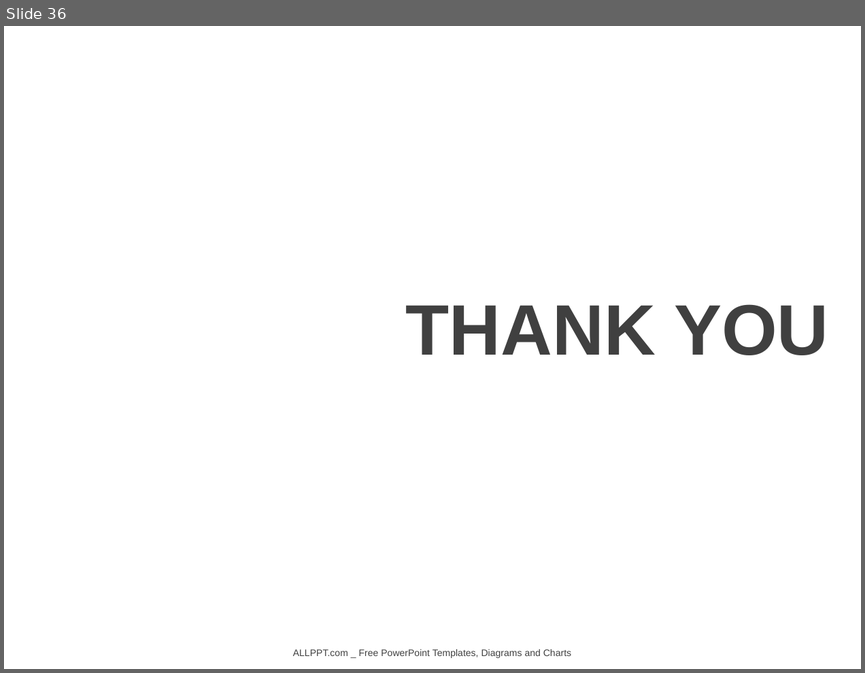
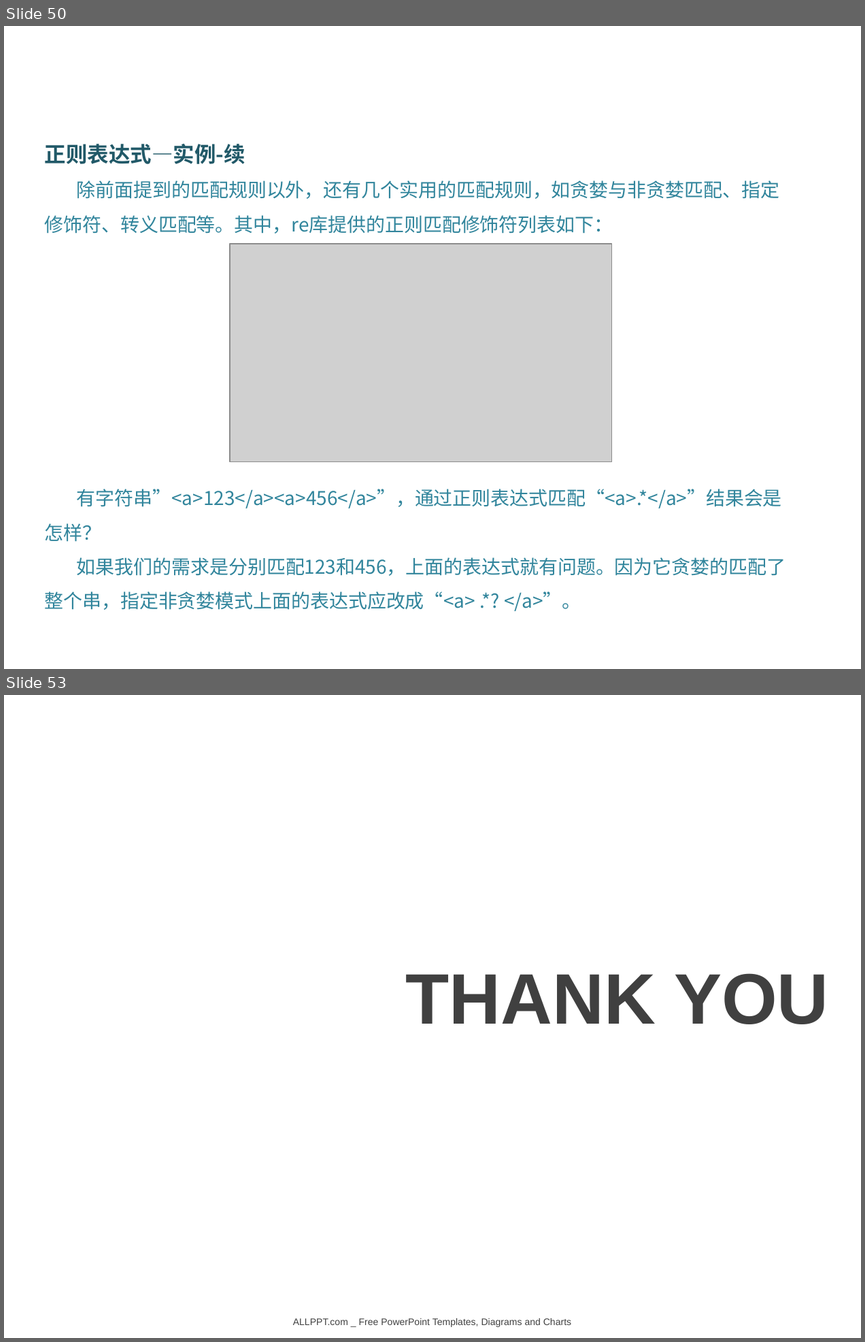
Before and after one commit to DataScienceCoding/Python-Web-Crawler, a slide deck: Python-Web-Crawler.pptx. Shown one above the other, each under a label of ours: slide 36 before the commit, slides 50 and 53 after it; the slides between them are not shown. The pictures are 865x673 and 865x1342 pixels, drawn with LibreOffice and Linux fonts; fonts in the diff are those of the drawing; grey boxes stand for pictures; background and template pictures are left out. Boxes give left, top, right and bottom in pixels: in the first picture for what was removed or moved away, otherwise in the second. Text is boxed around its words. In the diff, an @@ line names an element or a change of style, - is before the commit and + after.

```diff
--- a/Python-Web-Crawler.pptx
+++ b/Python-Web-Crawler.pptx
@@ slide 50 added at (4,26,861,669), background picture (left out) @@
@@ text added at (45,144,786,611), 16 pt, text #31859C @@
+正则表达式—实例-续
+除前面提到的匹配规则以外，还有几个实用的匹配规则，如贪婪与非贪婪匹配、指定修饰符、转义匹配等。其中，re库提供的正则匹配修饰符列表如下：
+有字符串”<a>123</a><a>456</a>”，通过正则表达式匹配“<a>.*</a>”结果会是怎样？
+如果我们的需求是分别匹配123和456，上面的表达式就有问题。因为它贪婪的匹配了整个串，指定非贪婪模式上面的表达式应改成“<a> .*? </a>”。
@@ picture added at (229,244,611,461) @@
@@ what was slide 36 is now slide 53 @@
```
Also in this commit, not shown: 16 other slides added, 7 other files.
